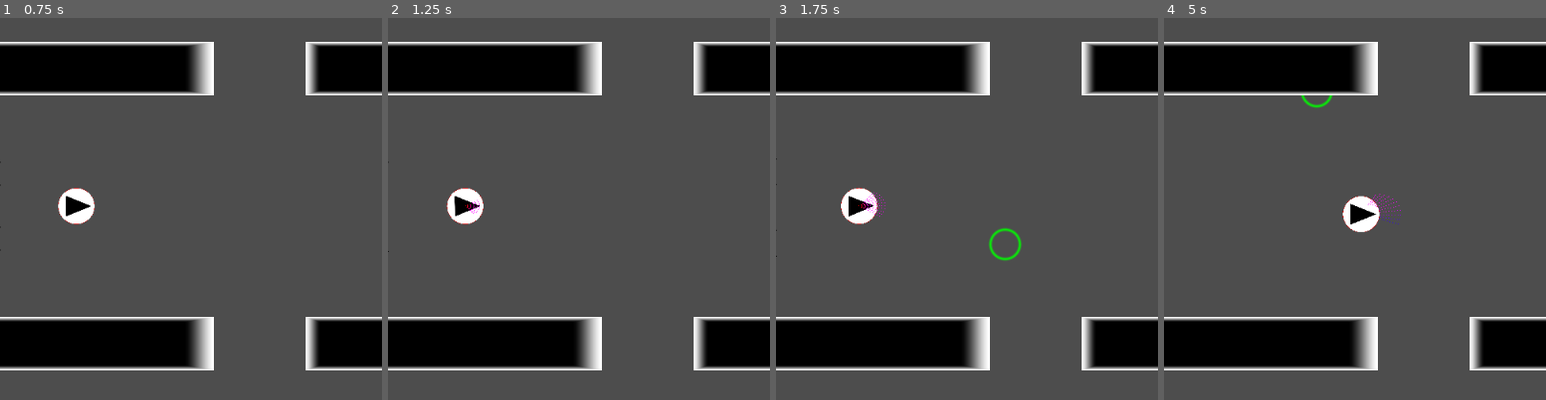
Above: before the commit, frames 1-4 (left to right).
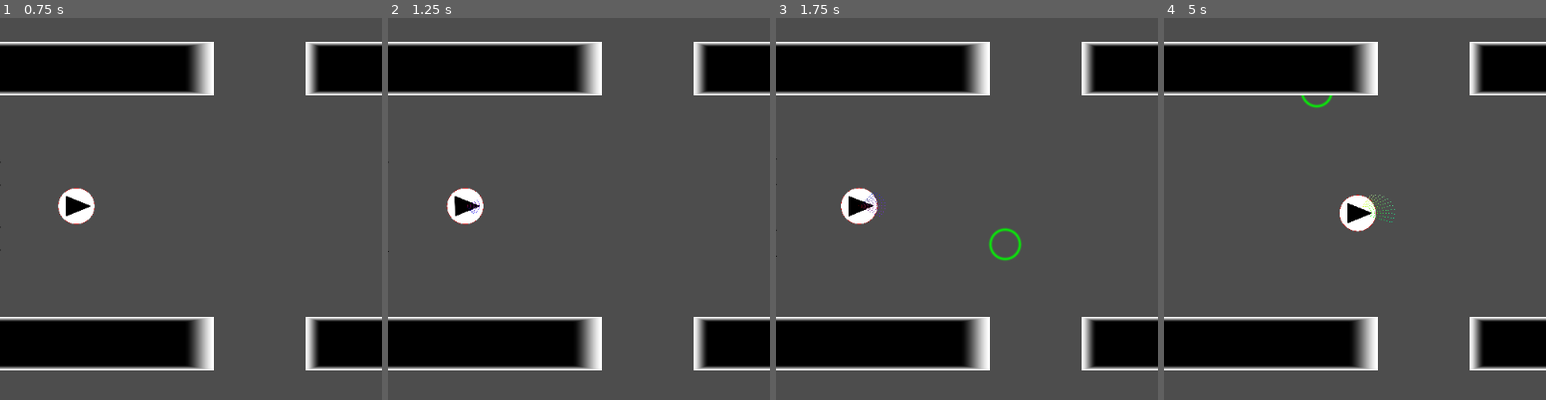
Above: after the commit, the same moments.

Repository: PAP-R/Dynamic-Window-Approach
Game: Godot game, scene res://main.tscn
Same seed, same stepped clock (60 frames per second), same inputs: the game is played once before the commit and once after it.
Inputs (mouse positions are % of the whole screen's width and height, from its top left):
- Up to frame 1 (0.75 s): tap Enter at 0.5 s; move the mouse to (72, 45) at 0.52 s; click (72, 45) at 0.67 s
- Up to frame 2 (1.25 s): no input
- Up to frame 3 (1.75 s): tap Space at 1.25 s; move the mouse to (30, 55) at 1.27 s; click (30, 55) at 1.42 s
- Up to frame 4 (5 s): move the mouse to (60, 28) at 2.02 s; click (60, 28) at 2.17 s; move the mouse to (45, 70) at 2.77 s; click (45, 70) at 2.92 s; move the mouse to (80, 65) at 3.52 s; click (80, 65) at 3.67 s; move the mouse to (20, 35) at 4.27 s; click (20, 35) at 4.42 s
The pictures show only the part of the screen within x 0-50%, y 25-75%; the shares and areas given below are measured in that part.

Frame 1 is identical in both runs. In frame 2, less than 0.1% of the frame differs, in the area x 20-24%, y 47-52%; in frame 3, less than 0.1%; in frame 4, 0.5%, in the area x 45-62%, y 46-56%.

Commit message:
Fixed the rating to be normed and weighed correctly

Diff:
--- a/main.tscn
+++ b/main.tscn
@@ -20,9 +20,9 @@
 position = Vector2(100, 500)
 scale = Vector2(0.05, 0.0494719)
 sensor_count = 24
-heading_weight = 0.8
-distance_weight = 0.1
-velocity_weight = 0.1
+heading_weight = 2.0
+distance_weight = 0.2
+velocity_weight = 0.2
 sample_count = 10
 acceleration_max = 50.0
 deceleration_max = 100.0
--- a/robot.gd
+++ b/robot.gd
@@ -71,52 +71,112 @@
 		sensors.append(s)
 
 
-func heading_rating(v: float, w: float) -> float:
-	var diff = goal - get_future_position(v, w)
-	#return (Vector2(cos(get_future_rotation(w)), sin(get_future_rotation(w))).dot(diff.normalized()) + 1) / 2
-
-	return PI - fmod(abs(diff.angle() - get_future_rotation(w)), PI * 2)
-
-
-func distance_rating(v: float, w: float) -> float:
+func heading_rating(points) -> Array[float]:
+	var result: Array[float] = []
+	var min_result = INF
+	var max_result = -INF
+
+	for p in points:
+		var diff = goal - get_future_position(p[0], p[1])
+		var r = PI - fmod(abs(diff.angle() - get_future_rotation(p[1])), PI * 2)
+
+		result.append(r)
+		if r < min_result:
+			min_result = r
+		if r > max_result:
+			max_result = r
+
+	min_result /= max_result
+	for i in range(result.size()):
+		result[i] = result[i] / max_result - min_result
+
+	return result
+
+
+func distance_rating(points) -> Array[float]:
+	var result: Array[float] = []
+
 	if collision_points.is_empty():
-		return sensor_length
-
-	var future_position = get_future_position(v, w)
-
-
-	var distance_min = INF
-
-
-	for p in collision_points:
-		var dist = future_position.distance_to(p) - (radius + v * velocity_safety)
-		if dist < distance_min:
-			distance_min = dist
-
-	return distance_min
-
-
-func velocity_rating(v: float, _w: float) -> float:
-	return v
-
-
-func smooth(x: float) -> float:
-	return x * x
-
-
-func rating(v, w) -> float:
-	var hr = heading_weight * heading_rating(v, w)
-	var dr = distance_weight * distance_rating(v, w) / sensor_length
-	var vr = velocity_weight * velocity_rating(v, w)
-
-	arrays[Mesh.ARRAY_VERTEX].push_back(get_future_position(v, w))
-	arrays[Mesh.ARRAY_COLOR].push_back(Color(smooth(hr), smooth(dr), smooth(vr)))
-
-	var result = smooth(hr + dr + vr)
-
-	#print("rating(%f %f) = %f (h %f, d %f, v %f" % [v, w, result, hr, dr, vr])
+		result.resize(points.size())
+		result.fill(1)
+		return result
+
+	var min_result = INF
+	var max_result = -INF
+
+	for p in points:
+		var future_position = get_future_position(p[0], p[1])
+
+		var distance_min = INF
+
+		for c in collision_points:
+			var dist = future_position.distance_to(c) - (radius + p[0] * velocity_safety)
+			if dist < distance_min:
+				distance_min = dist
+
+		result.append(distance_min)
+		if distance_min < min_result:
+			min_result = distance_min
+		if distance_min > max_result:
+			max_result = distance_min
+
+
+	min_result /= max_result
+	for i in range(result.size()):
+		result[i] = result[i] / max_result - min_result
 
 	return result
+
+
+func velocity_rating(points) -> Array[float]:
+	var result: Array[float] = []
+
+	var min_result = INF
+	var max_result = -INF
+
+	for p in points:
+		result.append(p[0])
+		if p[0] < min_result:
+			min_result = p[0]
+		if p[0] > max_result:
+			max_result = p[0]
+
+
+	min_result /= max_result
+	for i in range(result.size()):
+		result[i] = result[i] / max_result - min_result
+
+	return result
+
+
+func rating(points) -> Array[float]:
+	var hrList = heading_rating(points)
+	var drList = distance_rating(points)
+	var vrList = velocity_rating(points)
+
+	var max_result = -INF
+	var max_v = 0
+	var max_w = 0
+
+
+	for i in range(points.size()):
+		#if not (points[i][0] <= sqrt(2 * drList[i] * deceleration_max) and points[i][1] <= sqrt(2 * drList[i] * angular_deceleration_max)):
+			#continue
+
+		var hr = heading_weight * hrList[i]
+		var dr = distance_weight * drList[i]
+		var vr = velocity_weight * vrList[i]
+
+		arrays[Mesh.ARRAY_VERTEX].push_back(get_future_position(points[i][0], points[i][1]))
+		arrays[Mesh.ARRAY_COLOR].push_back(Color(hrList[i], drList[i], vrList[i]))
+
+		var result = hr + dr + vr
+		if result > max_result:
+			max_result = result
+			max_v = points[i][0]
+			max_w = points[i][1]
+
+	return Array([max_result, max_v, max_w], TYPE_FLOAT, "", null)
 
 
 func linear_to_2d(x: float) -> Vector2:
@@ -132,7 +192,6 @@
 
 
 func dwa():
-
 	mesh.clear_surfaces()
 
 	arrays[Mesh.ARRAY_VERTEX] = PackedVector2Array()
@@ -152,11 +211,6 @@
 	var v = velocity.length()
 	var w = angular_velocity
 
-	var max_v = 0
-	var max_w = 0
-	var max_rating = -INF
-
-
 	var linear_acceleration = (acceleration_max + deceleration_max) * interval
 	var angular_acceleration = (angular_acceleration_max + angular_deceleration_max) * interval
 
@@ -176,19 +230,19 @@
 
 	var vt = linear_start
 
+	var points = []
+
 	while vt <= linear_end:
 		var wt = angular_start
 		while wt <= angular_end:
-			if vt <= sqrt(2 * distance_rating(vt, wt) * deceleration_max) and wt <= sqrt(2 * distance_rating(vt, wt) * angular_deceleration_max):
-				var result = rating(vt, wt)
-
-				if result > max_rating:
-					max_rating = result
-					max_v = vt
-					max_w = wt
+			points.append([vt, wt])
 			wt += angular_step_size
 		vt += linear_step_size
 
+	var result = rating(points)
+	var max_rating = result[0]
+	var max_v = result[1]
+	var max_w = result[2]
 
 	if max_rating == -INF or max_v == 0:
 		var mean = Vector2(0, 0)
--- a/robot.tscn
+++ b/robot.tscn
@@ -10,6 +10,10 @@
 [node name="Robot" type="CharacterBody2D"]
 position = Vector2(1, 0)
 script = ExtResource("1_o54ik")
+heading_weight = 0.8
+distance_weight = 0.2
+velocity_weight = 0.2
+sample_count = 10
 acceleration_max = 10.0
 deceleration_max = 20.0
 angular_acceleration_max = 10.0
